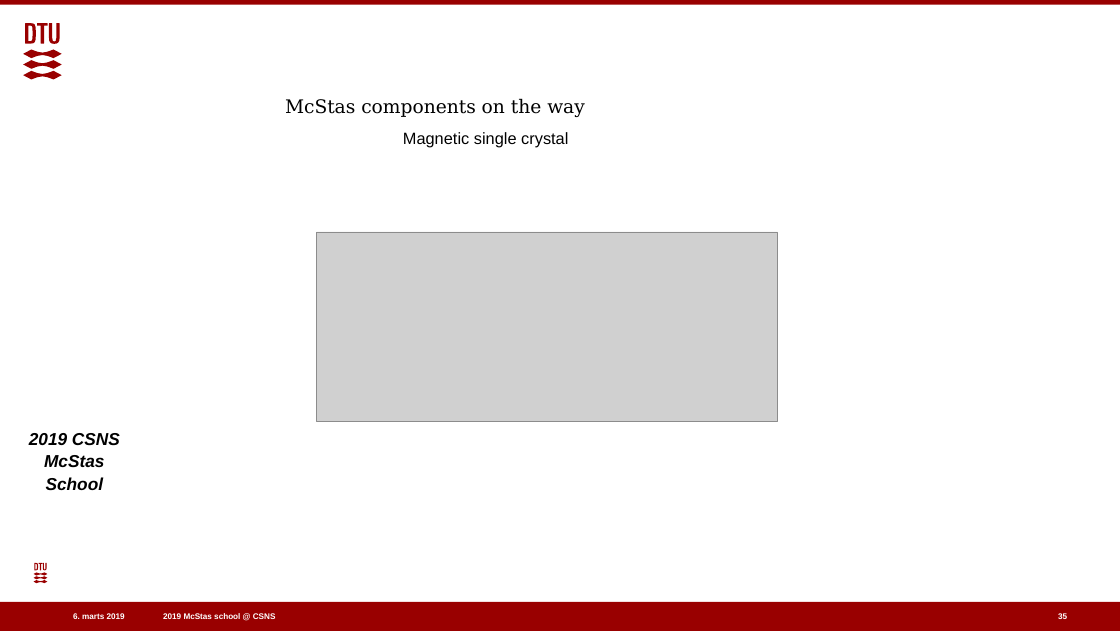
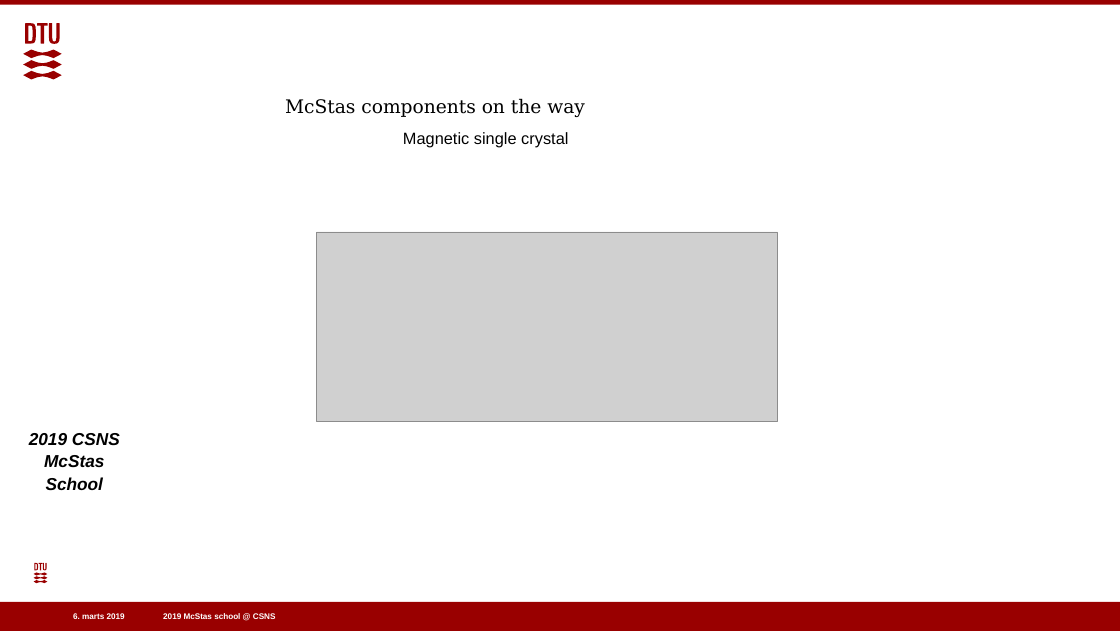
Before and after one commit to eddymaoui/Schools, a slide deck: slide 31 of CSNS_March_2019/5_Friday_March_29th/4_polarisation/Polarised_neutrons_in_McStas.pptx (slide 35 before the commit). Drawn at 1120x631 pixels with LibreOffice and Linux fonts; fonts in the diff are those of the drawing; grey boxes stand for pictures; background and template pictures are left out. Boxes give left, top, right and bottom in pixels: in the first picture for what was removed or moved away, otherwise in the second. Text is boxed around its words. In the diff, an @@ line names an element or a change of style, - is before the commit and + after.

```diff
--- a/CSNS_March_2019/5_Friday_March_29th/4_polarisation/Polarised_neutrons_in_McStas.pptx
+++ b/CSNS_March_2019/5_Friday_March_29th/4_polarisation/Polarised_neutrons_in_McStas.pptx
@@ page number removed at (1058,612,1067,621) @@
-35
```
Also in this commit, not shown: 29 other slides changed, 1 slide added, 5 slides removed, 1 other file.
